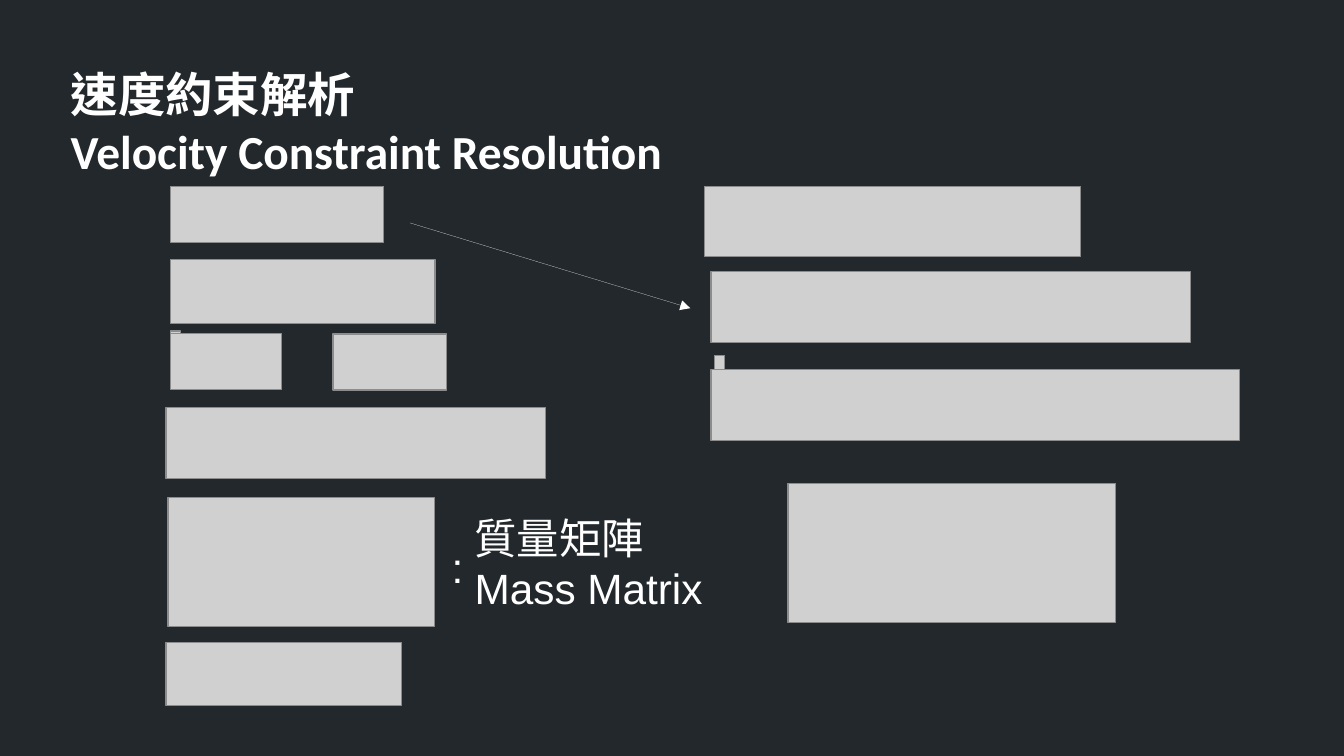
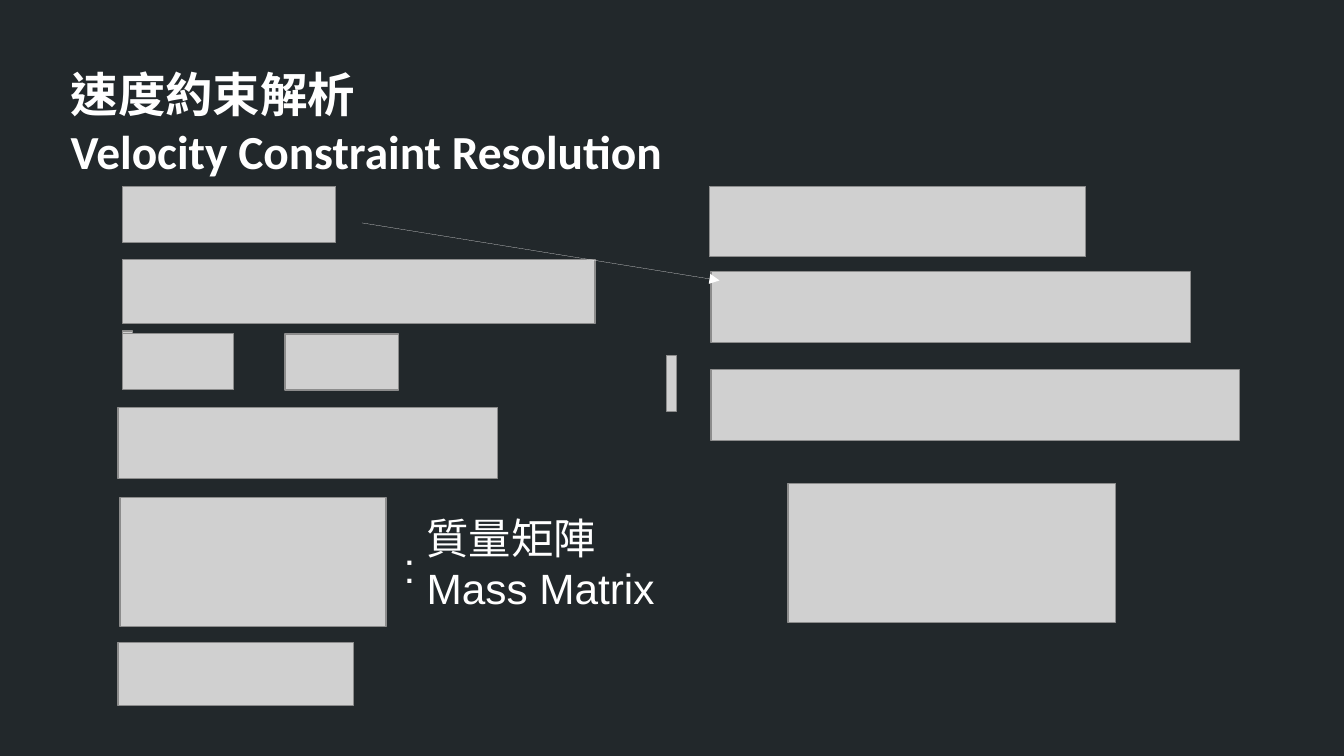
Before and after one commit to TheAllenChou/unity-physics-constraints, a slide deck: slide 11 of slides/01 - Constraint Basics (Chinese).odp. Drawn at 1344x756 pixels with LibreOffice and Linux fonts; fonts in the diff are those of the drawing; grey boxes stand for pictures. Boxes give left, top, right and bottom in pixels: in the first picture for what was removed or moved away, otherwise in the second. Text is boxed around its words. In the diff, an @@ line names an element or a change of style, - is before the commit and + after.

Commit message:
Slides.

```diff
--- a/slides/01 - Constraint Basics (Chinese).odp
+++ b/slides/01 - Constraint Basics (Chinese).odp
@@ picture: place and size @@
-picture at box(705, 187, 1081, 257)
+picture at box(710, 187, 1085, 257)
@@ arrow moved from (410, 223) - (690, 309) to (362, 223) - (720, 281) @@
@@ picture: place and size @@
-picture at box(171, 260, 435, 323)
+picture at box(123, 260, 595, 323)
@@ picture: place and size @@
-picture at box(168, 498, 434, 626)
+picture at box(121, 498, 387, 626)
@@ text "質量矩陣": place and size @@
-text "質量矩陣" at box(475, 518, 702, 605)
+text "質量矩陣" at box(427, 518, 654, 605)
@@ 7 pictures, 1 text: place and size @@
-7 pictures, 1 text at box(166, 187, 724, 706)
+7 pictures, 1 text at box(118, 187, 677, 706)
```
